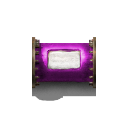
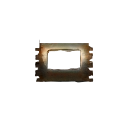
Layer changes from the first (128, 128) image to the second:
hid "Layer 1" over [left=32, top=37, right=96, bottom=101]
